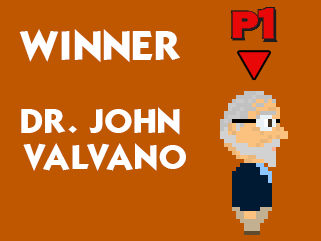
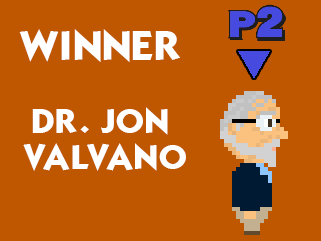
Layers edited between the first and the second 321x241 image:
showed "P2" over (x1=228, y1=4, x2=286, y2=80)
hid "p1" over (x1=231, y1=7, x2=278, y2=81)
renamed "DR. JOHN VALVANO" to "DR. JON VALVANO", painted on it over (x1=21, y1=107, x2=180, y2=135)
